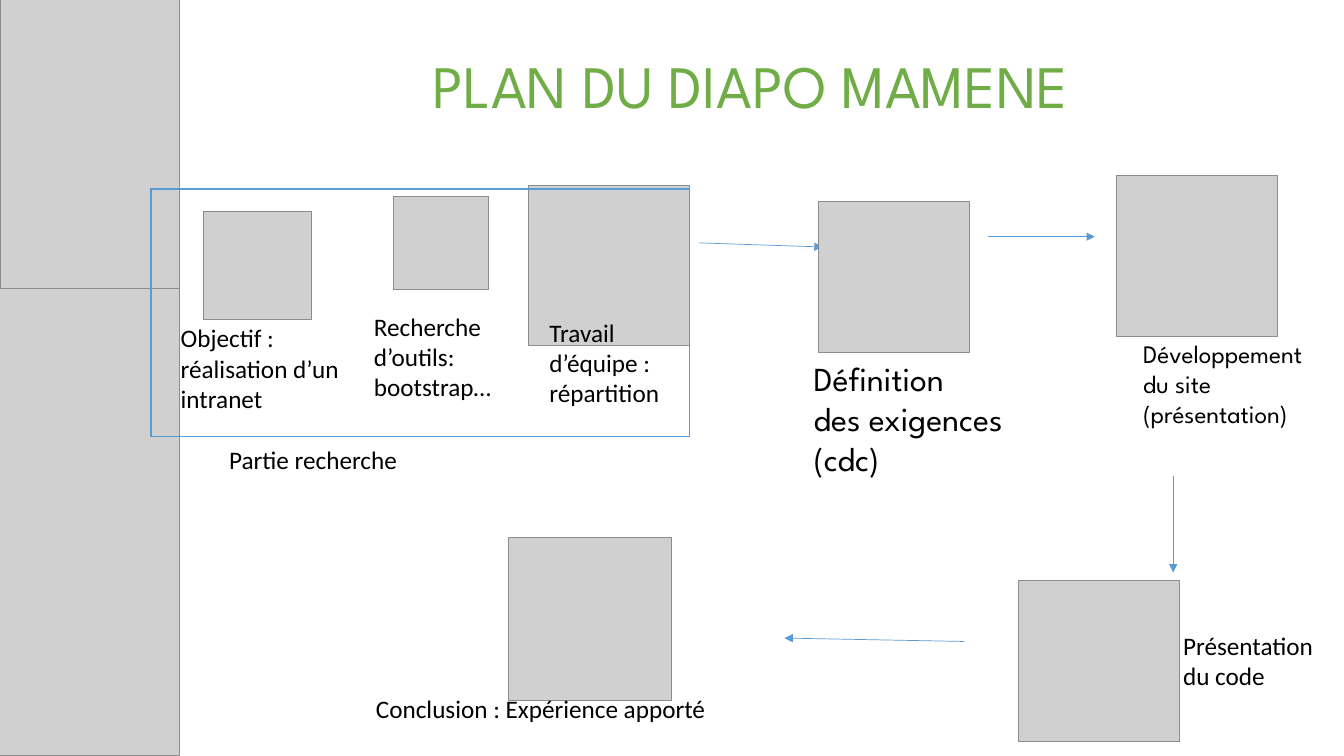
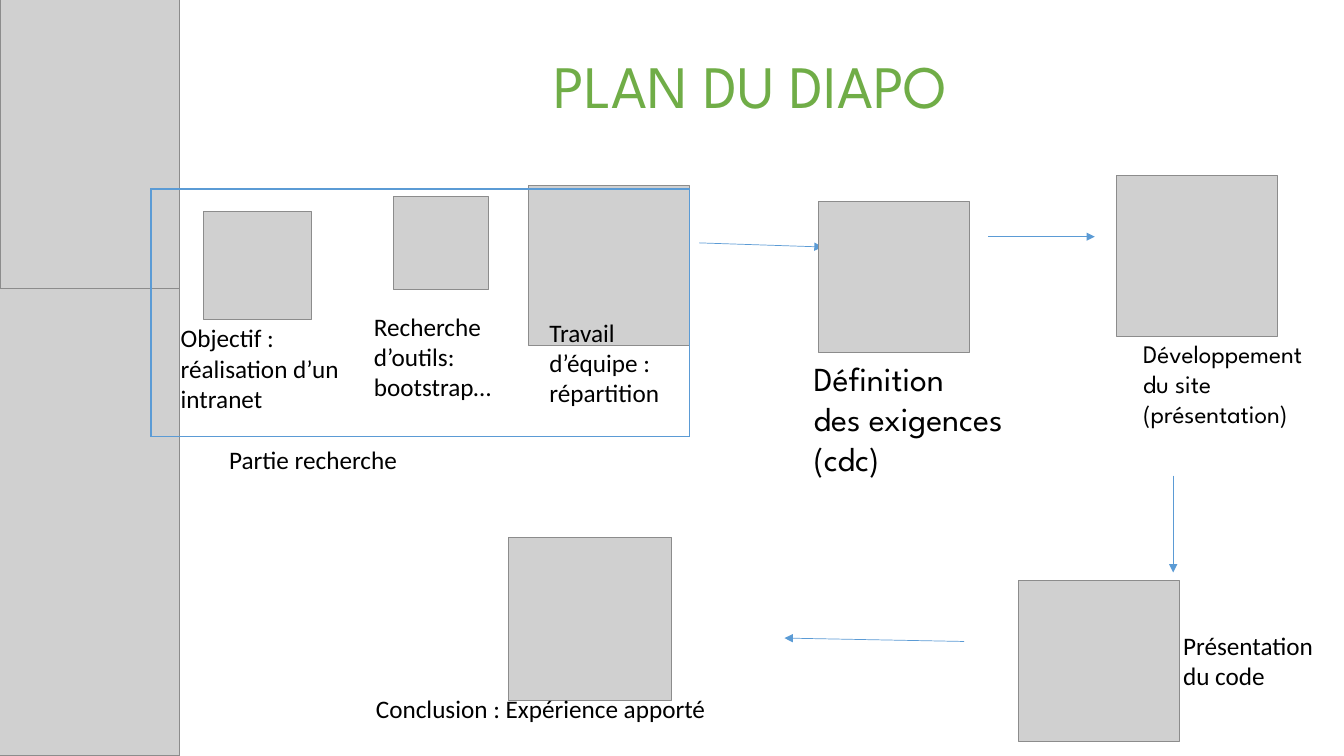
Before and after one commit to eehP/WeebProject, a slide deck: slide 2 of Présentation.pptx (slide 6 before the commit). Drawn at 1344x756 pixels with LibreOffice and Linux fonts; fonts in the diff are those of the drawing; grey boxes stand for pictures. Boxes give left, top, right and bottom in pixels: in the first picture for what was removed or moved away, otherwise in the second. Text is boxed around its words. In the diff, an @@ line names an element or a change of style, - is before the commit and + after.

```diff
--- a/Présentation.pptx
+++ b/Présentation.pptx
@@ title at box(554, 67, 947, 109): text changed @@
-PLAN DU DIAPO MAMENE
+PLAN DU DIAPO
```
Also in this commit, not shown: 4 other slides changed, 2 slides added, 1 slide removed, 4 other files.
